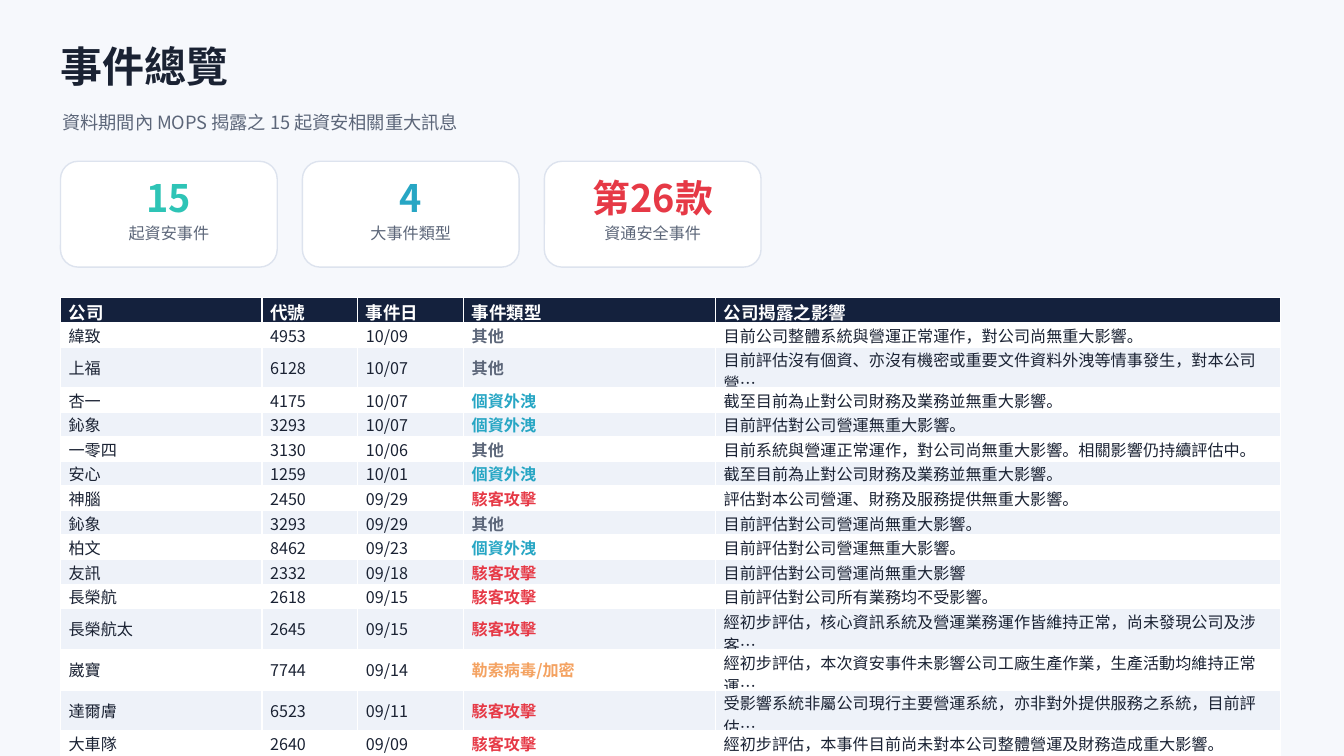
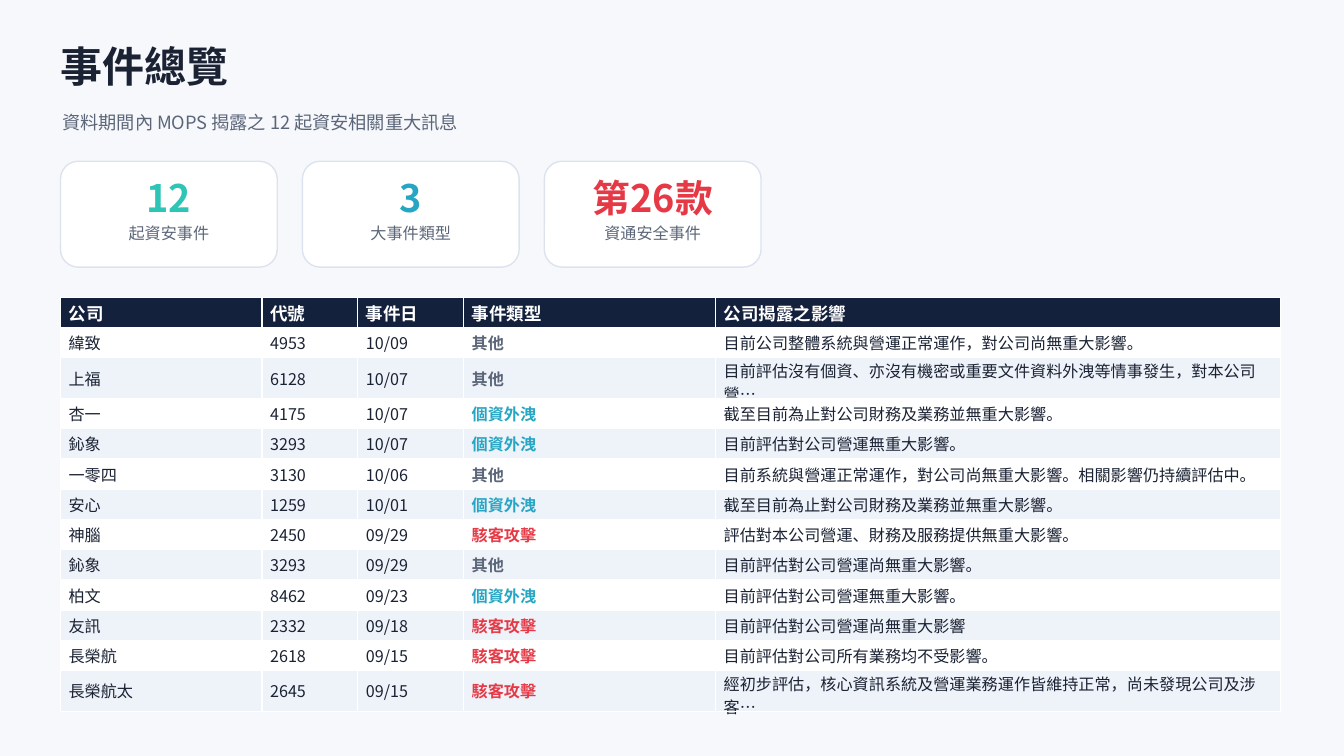
Before and after one commit to Johnnylin77/mops-isec-monitor, a slide deck: slide 2 of 資安事件因應分析.pptx. Drawn at 1344x756 pixels with LibreOffice and Linux fonts; fonts in the diff are those of the drawing. Boxes give left, top, right and bottom in pixels: in the first picture for what was removed or moved away, otherwise in the second. Text is boxed around its words. In the diff, an @@ line names an element or a change of style, - is before the commit and + after.

Commit message:
MOPS report: 2026-10-15

```diff
--- a/資安事件因應分析.pptx
+++ b/資安事件因應分析.pptx
@@ text at <box>62,113,457,131</box>: text changed @@
-資料期間內 MOPS 揭露之 15 起資安相關重大訊息
+資料期間內 MOPS 揭露之 12 起資安相關重大訊息
@@ text at <box>147,183,192,212</box>: text changed @@
-15
+12
@@ text at <box>400,183,422,213</box>: text changed @@
-4
+3
@@ table at <box>60,297,1280,719</box> @@
-row 14: 崴寶 | 7744 | 09/14 | 勒索病毒/加密 | 經初步評估，本次資安事件未影響公司工廠生產作業，生產活動均維持正常運…
-row 15: 達爾膚 | 6523 | 09/11 | 駭客攻擊 | 受影響系統非屬公司現行主要營運系統，亦非對外提供服務之系統，目前評估…
-row 16: 大車隊 | 2640 | 09/09 | 駭客攻擊 | 經初步評估，本事件目前尚未對本公司整體營運及財務造成重大影響。
```
Also in this commit, not shown: 3 other slides changed, 1 slide removed, 2 other files.
